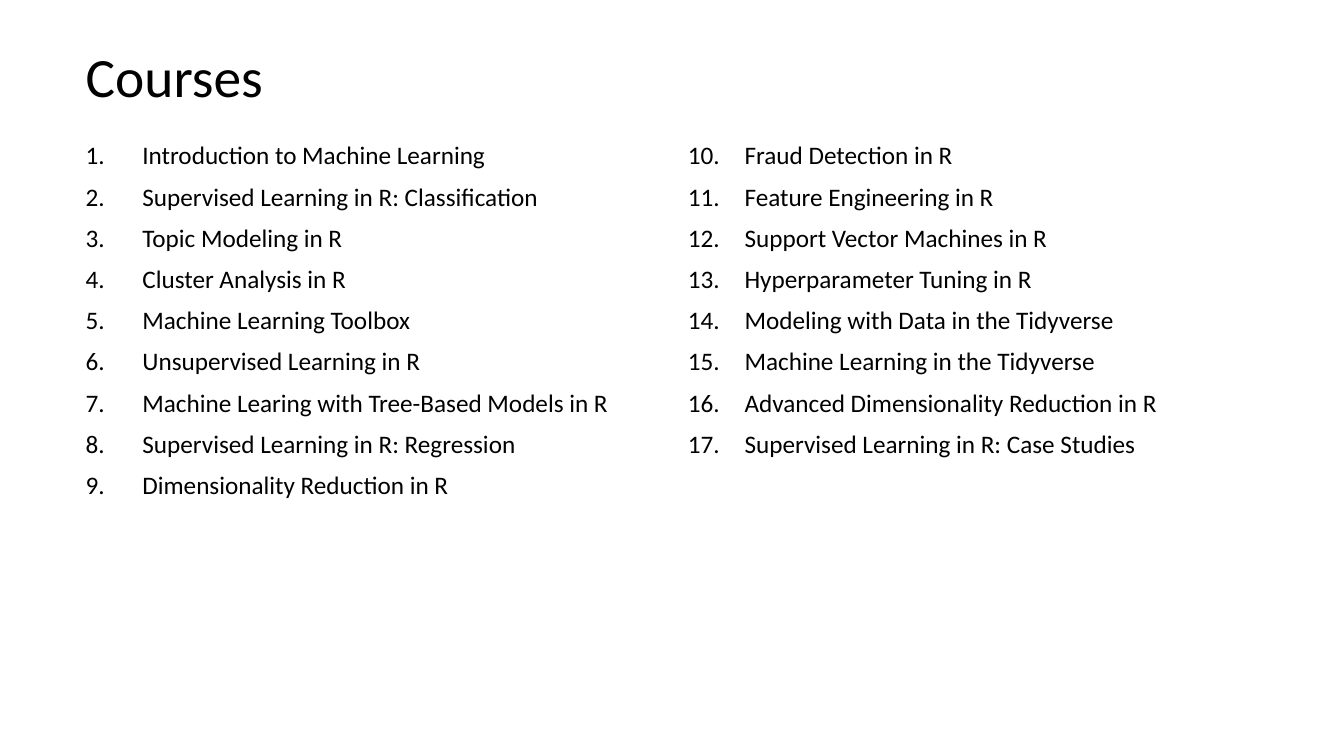
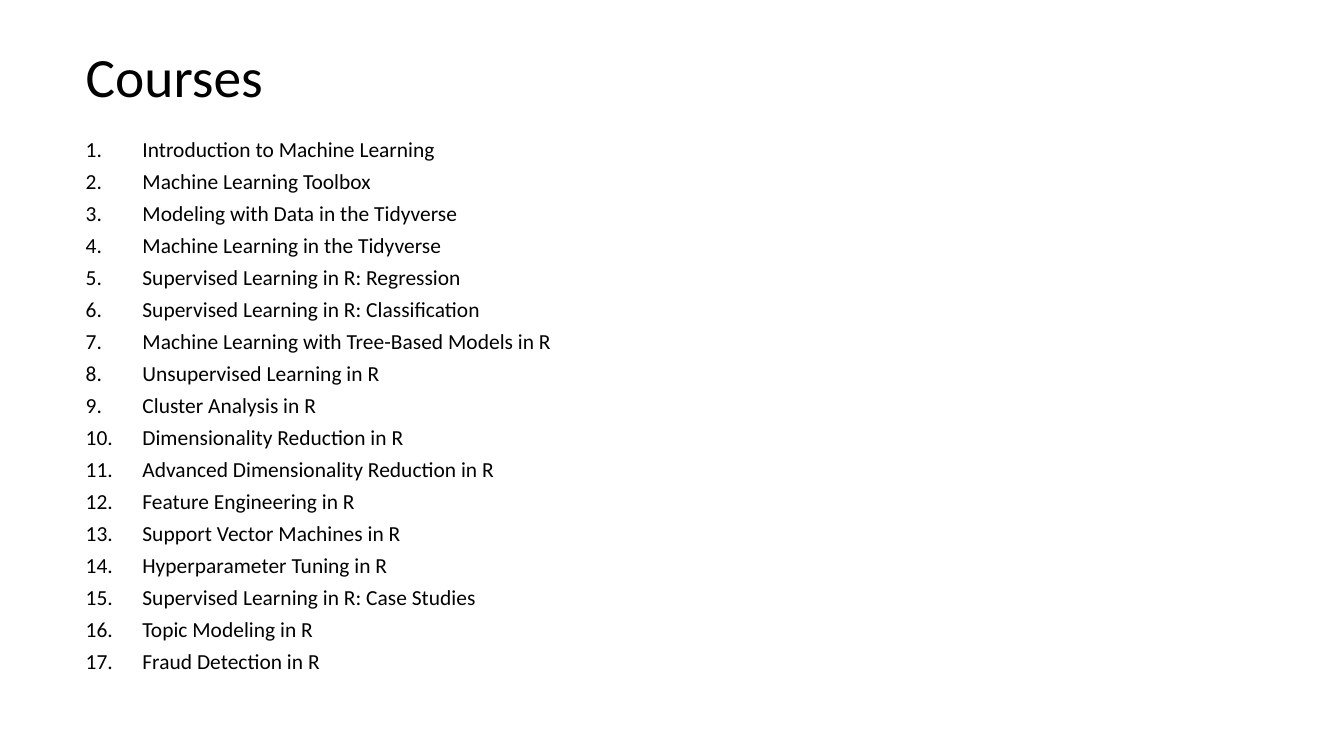
Before and after one commit to parcap/business-education, a slide deck: slide 2 of Track - Machine Learning/Machine Learning Curriculum.pptx. Drawn at 1344x756 pixels with LibreOffice and Linux fonts; fonts in the diff are those of the drawing. Boxes give left, top, right and bottom in pixels: in the first picture for what was removed or moved away, otherwise in the second. Text is boxed around its words. In the diff, an @@ line names an element or a change of style, - is before the commit and + after.

Commit message:
updated

```diff
--- a/Track - Machine Learning/Machine Learning Curriculum.pptx
+++ b/Track - Machine Learning/Machine Learning Curriculum.pptx
@@ text at box(142, 142, 479, 641): size 18 to 15.3 pt in "Introduction to Machine Learning", "Supervised Learning in R: Classification", "Topic Modeling in R"; line spacing 0.9 to 0.7 @@
@@ text removed at box(745, 146, 1157, 458) @@
-10. Fraud Detection in R
-11. Feature Engineering in R
-12. Support Vector Machines in R
-13. Hyperparameter Tuning in R
-14. Modeling with Data in the Tidyverse
-15. Machine Learning in the Tidyverse
-16. Advanced Dimensionality Reduction in R
-17. Supervised Learning in R: Case Studies
@@ text at box(142, 174, 460, 289): paragraphs added @@
+2. Machine Learning Toolbox
+3. Modeling with Data in the Tidyverse
+4. Machine Learning in the Tidyverse
+5. Supervised Learning in R: Regression
@@ text at box(142, 334, 551, 609): paragraphs added @@
+7. Machine Learning with Tree-Based Models in R
+8. Unsupervised Learning in R
+9. Cluster Analysis in R
+10. Dimensionality Reduction in R
+11. Advanced Dimensionality Reduction in R
+12. Feature Engineering in R
+13. Support Vector Machines in R
+14. Hyperparameter Tuning in R
+15. Supervised Learning in R: Case Studies
@@ text at box(142, 654, 320, 669): text changed; size 18 to 15.3 pt @@
-4. Cluster Analysis in R
-5. Machine Learning Toolbox
-6. Unsupervised Learning in R
-7. Machine Learing with Tree-Based Models in R
-8. Supervised Learning in R: Regression
-9. Dimensionality Reduction in R
+17. Fraud Detection in R
```
